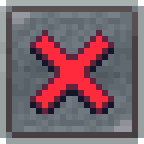
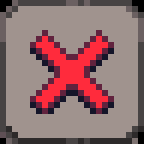
The second w=144, h=144 image is a revision of the first. Changes to its layers:
painted on "Background" over [0, 0, 144, 144]
